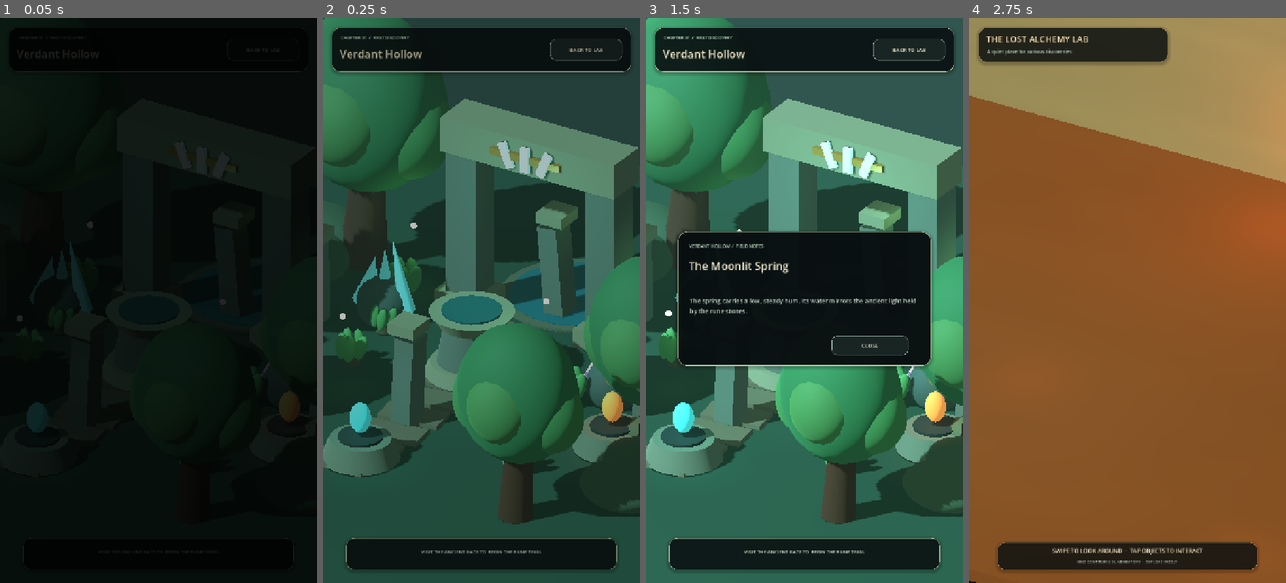
Above: before the commit, frames 1-4 (left to right).
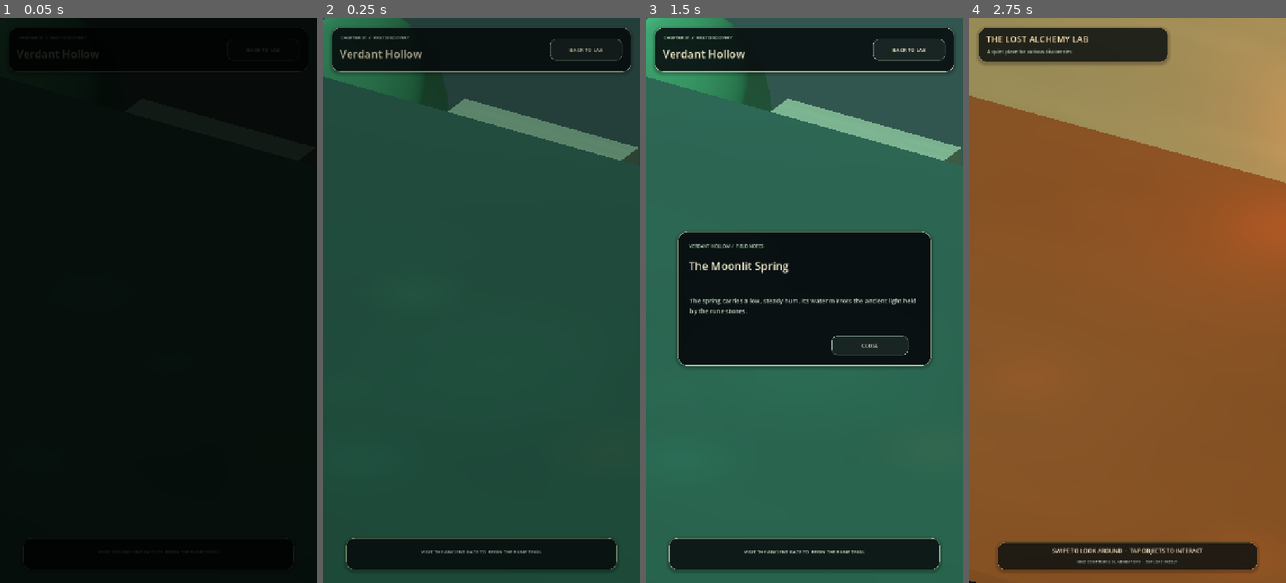
Above: after the commit, the same moments.

Repository: Kryodo/spell-sort-game
Game: Godot game, scene res://scenes/chapter_forest_prototype.tscn
The game is run twice, just before and just after one commit, with the same random seed, the same clock (stepped at 60 frames per second) and the same inputs. This scene is started directly instead of the project's main scene.
Inputs (mouse positions are in pixels of both pictures, inside the frame that each line leads up to):
- Up to frame 1 (0.05 s): no input
- Up to frame 2 (0.25 s): no input
- Up to frame 3 (1.5 s): move the mouse to (874, 272) at 0.52 s; click (874, 272) at 0.67 s; tap Enter at 1.25 s; drag from (741, 328) to (788, 413) at 1.27 s
- Up to frame 4 (2.75 s): click "BACK TO LAB" at 2 s

The runs differ from the first frame. In frame 1, 1.2% of the frame differs, in the area x 5-95%, y 21-74%; in frame 2, 43%, in the area x 0-100%, y 10-90%; in frame 3, 35%; in frame 4, nothing differs.

Commit message:
Share the painterly material study with the chapter environment

Diff:
--- a/scripts/chapter_forest_prototype.gd
+++ b/scripts/chapter_forest_prototype.gd
@@ -313,17 +313,16 @@
 		spike.rotation_degrees.z = -12.0 + float(index) * 12.0
 
 
-func _mat(color: Color, metallic: float = 0.0, emission_strength: float = 0.0) -> StandardMaterial3D:
-	var material := StandardMaterial3D.new()
-	material.albedo_color = color
-	material.metallic = metallic
-	material.roughness = 0.74 if metallic == 0.0 else 0.30
-	if emission_strength > 0.0:
-		material.emission_enabled = true
-		material.emission = Color(color.r, color.g, color.b)
-		material.emission_energy_multiplier = emission_strength
-	if color.a < 1.0:
-		material.transparency = BaseMaterial3D.TRANSPARENCY_ALPHA
+func _mat(color: Color, metallic: float = 0.0, emission_strength: float = 0.0) -> ShaderMaterial:
+	var material := ShaderMaterial.new()
+	material.shader = load("res://shaders/painterly_surface.gdshader") as Shader
+	material.set_shader_parameter("base_color", color)
+	material.set_shader_parameter("metallic_amount", metallic)
+	material.set_shader_parameter("roughness_amount", 0.84 if metallic == 0.0 else 0.36)
+	material.set_shader_parameter("grain_scale", 7.0)
+	material.set_shader_parameter("grain_strength", 0.045)
+	material.set_shader_parameter("emission_color", Color(color.r, color.g, color.b, 1.0))
+	material.set_shader_parameter("emission_strength", emission_strength)
 	return material
 
 
